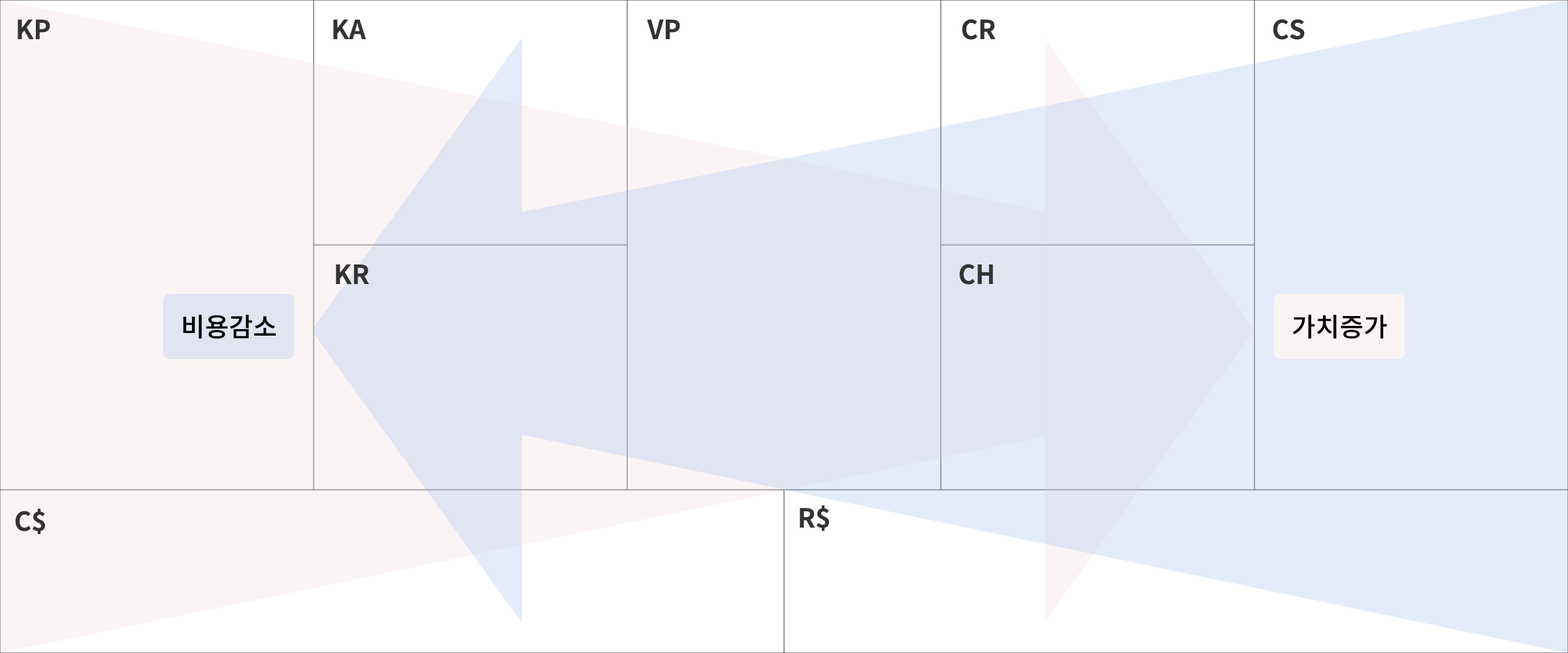
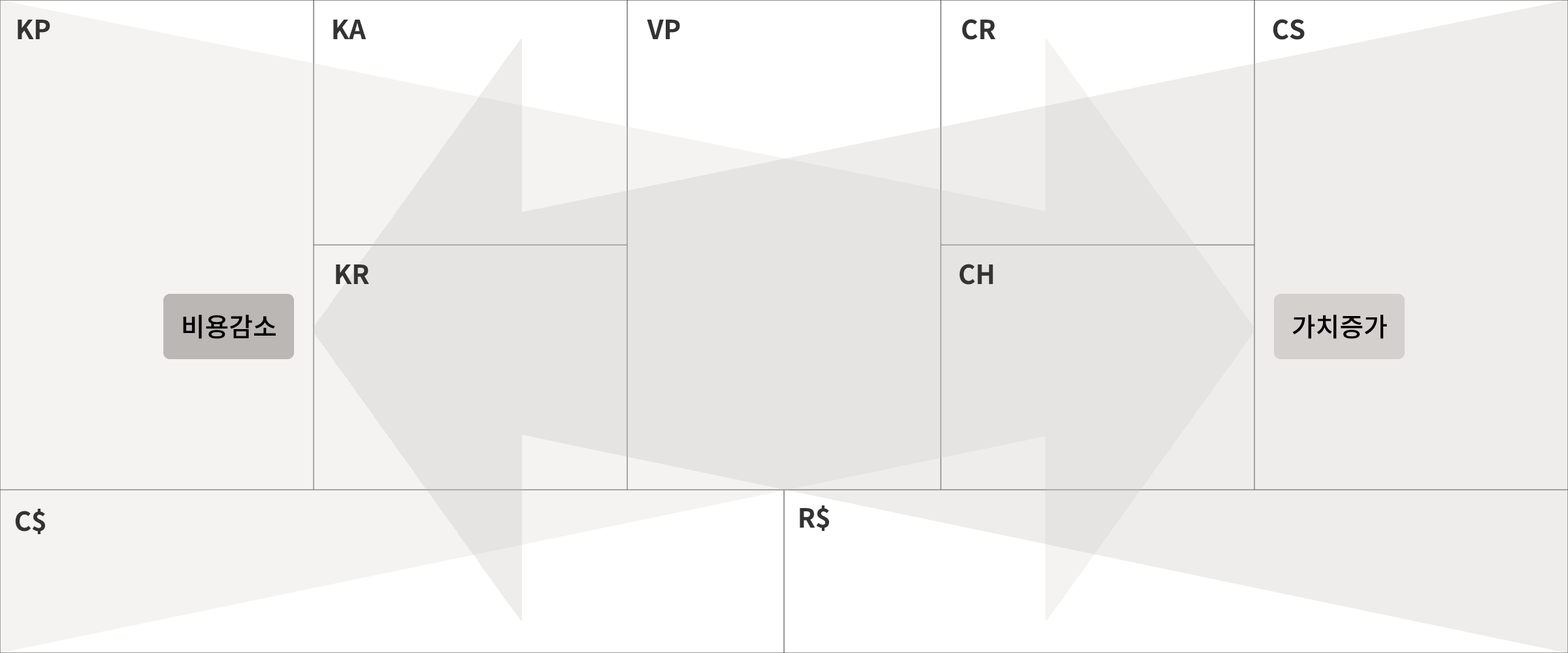
Layer changes from the first (1568, 653) image to the second:
painted on "모서리가 둥근 직사각형 1" (1st of 2) over [1274, 294, 1405, 360]
painted on "모서리가 둥근 직사각형 1" (2nd of 2) over [163, 294, 294, 360]
painted on "다각형 1" (1st of 2) over [312, 39, 523, 622]
painted on "사각형 4" (1st of 2) over [522, 0, 1568, 653]
painted on "다각형 1" (2nd of 2) over [1044, 39, 1255, 622]
painted on "사각형 4" (2nd of 2) over [0, 0, 1046, 653]
